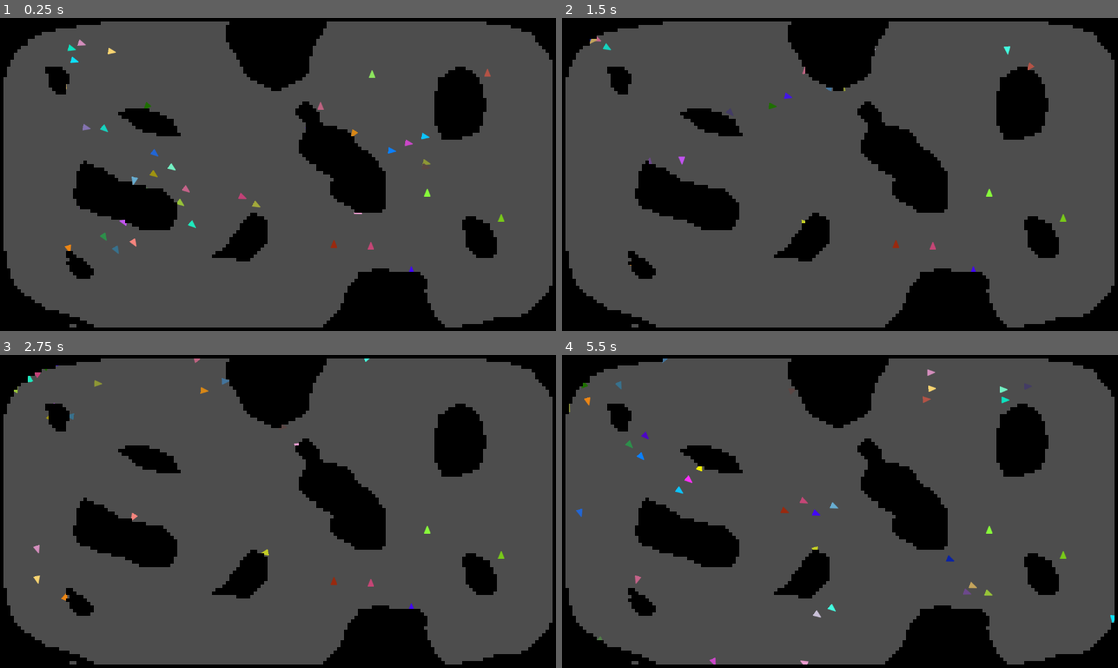
Above: before the commit, frames 1-4 (two rows, left to right).
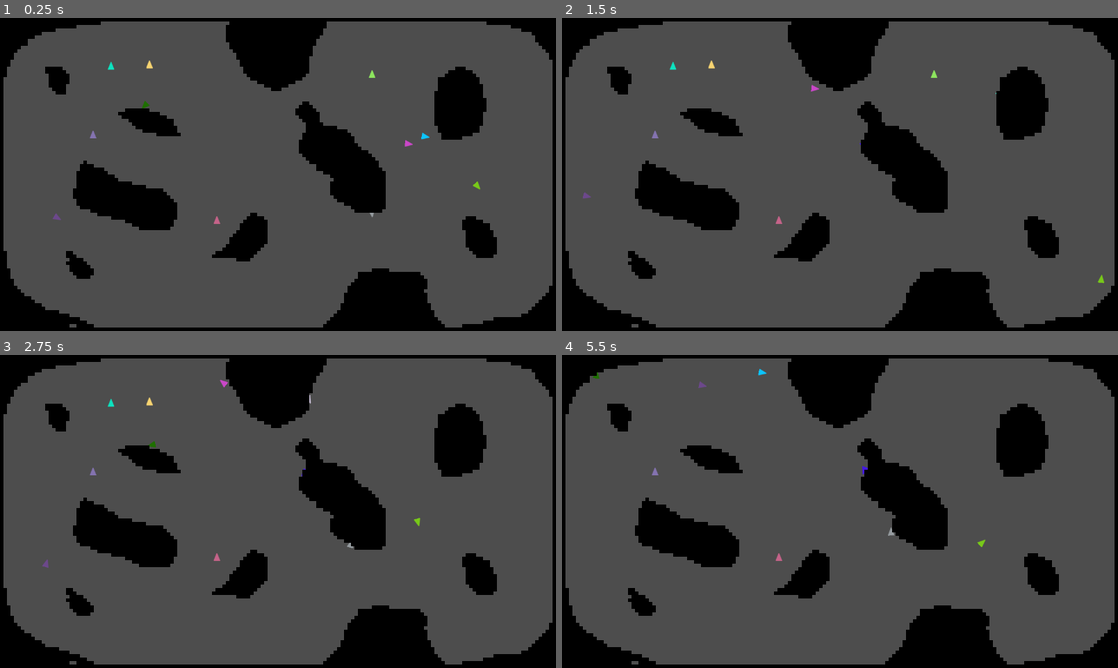
Above: after the commit, the same moments.

Repository: tonytins/flockofboids
Game: Godot game, scene res://game_scene.tscn
Two runs of this game, one before a commit and one after it. Both use one fixed random seed, a clock stepped at 60 frames per second and the inputs below. The engine's default icon, where the game draws it, is replaced by a stand-in: a white triangle on a blue panel in a dark square.
Inputs:
- Up to frame 1 (0.25 s): no input
- Up to frame 2 (1.5 s): no input
- Up to frame 3 (2.75 s): no input
- Up to frame 4 (5.5 s): no input

The runs differ from the first frame. In frame 1, 0.7% of the frame differs, in the area x 9-91%, y 6-82%; in frame 2, 0.4%; in frame 3, 0.5%; in frame 4, 0.8%, in the area x 1-100%, y 1-99%.

Commit message:
Reduced the number of boids

Diff:
--- a/boid.gd
+++ b/boid.gd
@@ -1,8 +1,8 @@
 extends Area2D
 
-@onready var rayFolder := $InnerVision.get_children()
+@onready var rayFolder := $RayFolder.get_children()
 var boidsISee := []
-var vel: Vector2 = Vector2.ZERO
+var vel := Vector2.ZERO
 @export var speed := 7.0
 var screensize: Vector2
 @export var movv := 48
@@ -11,7 +11,7 @@
 	screensize = get_viewport_rect().size
 	randomize()
 
-func _physics_process(delta):
+func _physics_process(delta: float) -> void:
 	boids()
 	check_collision()
 	vel = vel.normalized() * speed
--- a/boid.tscn
+++ b/boid.tscn
@@ -3,8 +3,9 @@
 [ext_resource type="Texture2D" uid="uid://dtms7rm73g8mg" path="res://bigtriangle.png" id="1_dar0g"]
 [ext_resource type="Script" path="res://boid.gd" id="1_rc7dc"]
 
-[sub_resource type="RectangleShape2D" id="RectangleShape2D_evwkm"]
-size = Vector2(95, 58)
+[sub_resource type="CapsuleShape2D" id="CapsuleShape2D_j4yjb"]
+radius = 35.0
+height = 113.157
 
 [sub_resource type="RectangleShape2D" id="RectangleShape2D_3j7e7"]
 size = Vector2(16, 19)
@@ -18,8 +19,9 @@
 offset = Vector2(2.08165e-12, 2.08165e-12)
 
 [node name="CollisionShape2D" type="CollisionShape2D" parent="."]
-position = Vector2(18.5, 0)
-shape = SubResource("RectangleShape2D_evwkm")
+position = Vector2(1, -3.48787e-16)
+scale = Vector2(1.92062, 0.671634)
+shape = SubResource("CapsuleShape2D_j4yjb")
 
 [node name="Vision" type="Area2D" parent="."]
 rotation = -1.5708
@@ -28,24 +30,56 @@
 position = Vector2(-2.18557e-08, 0.5)
 shape = SubResource("RectangleShape2D_3j7e7")
 
-[node name="InnerVision" type="Node2D" parent="."]
+[node name="RayFolder" type="Node2D" parent="."]
 rotation = -1.5708
 
-[node name="RayCast2D" type="RayCast2D" parent="InnerVision"]
+[node name="FrontRayCast2D" type="RayCast2D" parent="RayFolder"]
 rotation = -0.333356
-target_position = Vector2(15.7338, 34.0213)
+scale = Vector2(1, 1)
+target_position = Vector2(10.064, 32.058)
+metadata/_edit_lock_ = true
 
-[node name="RayCast2D2" type="RayCast2D" parent="InnerVision"]
+[node name="FrontRayCast2D2" type="RayCast2D" parent="RayFolder"]
 rotation = -0.333356
-target_position = Vector2(-32.0947, 13.2262)
+scale = Vector2(1, 1)
+target_position = Vector2(-34.0213, 15.7337)
+metadata/_edit_lock_ = true
 
-[node name="RayCast2D3" type="RayCast2D" parent="InnerVision"]
+[node name="FrontRayCast2D3" type="RayCast2D" parent="RayFolder"]
 rotation = -0.07866
+scale = Vector2(1, 1)
 target_position = Vector2(-0.41299, 56.1412)
+metadata/_edit_lock_ = true
 
-[node name="RayCast2D4" type="RayCast2D" parent="InnerVision"]
+[node name="FrontRayCast2D4" type="RayCast2D" parent="RayFolder"]
 rotation = -0.07866
+scale = Vector2(1, 1)
 target_position = Vector2(-7.68084, 46.5404)
+metadata/_edit_lock_ = true
+
+[node name="BackRayCast2D" type="RayCast2D" parent="RayFolder"]
+rotation = 2.84
+scale = Vector2(1, 1)
+target_position = Vector2(10.064, 32.058)
+metadata/_edit_lock_ = true
+
+[node name="BackRayCast2D2" type="RayCast2D" parent="RayFolder"]
+rotation = 2.84
+scale = Vector2(1, 1)
+target_position = Vector2(-34.0213, 15.7337)
+metadata/_edit_lock_ = true
+
+[node name="BackRayCast2D3" type="RayCast2D" parent="RayFolder"]
+rotation = 3.09469
+scale = Vector2(1, 1)
+target_position = Vector2(-0.41299, 56.1412)
+metadata/_edit_lock_ = true
+
+[node name="BackRayCast2D4" type="RayCast2D" parent="RayFolder"]
+rotation = 3.09469
+scale = Vector2(1, 1)
+target_position = Vector2(-7.68084, 46.5404)
+metadata/_edit_lock_ = true
 
 [connection signal="area_entered" from="Vision" to="." method="_on_vision_area_entered"]
 [connection signal="area_exited" from="Vision" to="." method="_on_vision_area_exited"]
--- a/game_scene.gd
+++ b/game_scene.gd
@@ -1,6 +1,6 @@
 extends Node2D
 
-@export var num := 100
+@export var num := 10
 @export var margin := 100
 var screensize : Vector2
 
--- a/game_scene.tscn
+++ b/game_scene.tscn
@@ -5,7 +5,7 @@
 
 [node name="GameScene" type="Node2D"]
 script = ExtResource("1_4bt6j")
-num = 50
+num = 15
 
 [node name="Timer" type="Timer" parent="."]
 
